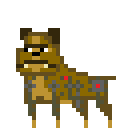
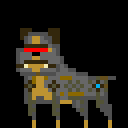
Before/after of a 128 x 128 layered artwork. What changed in the layer stack:
added layer "robo eyes" above "lights" over [24, 48, 104, 96]
renamed "Layer 1" to "sketch", painted on it over [16, 28, 116, 128]
added layer "bg (hide me)" over [0, 0, 128, 128]
